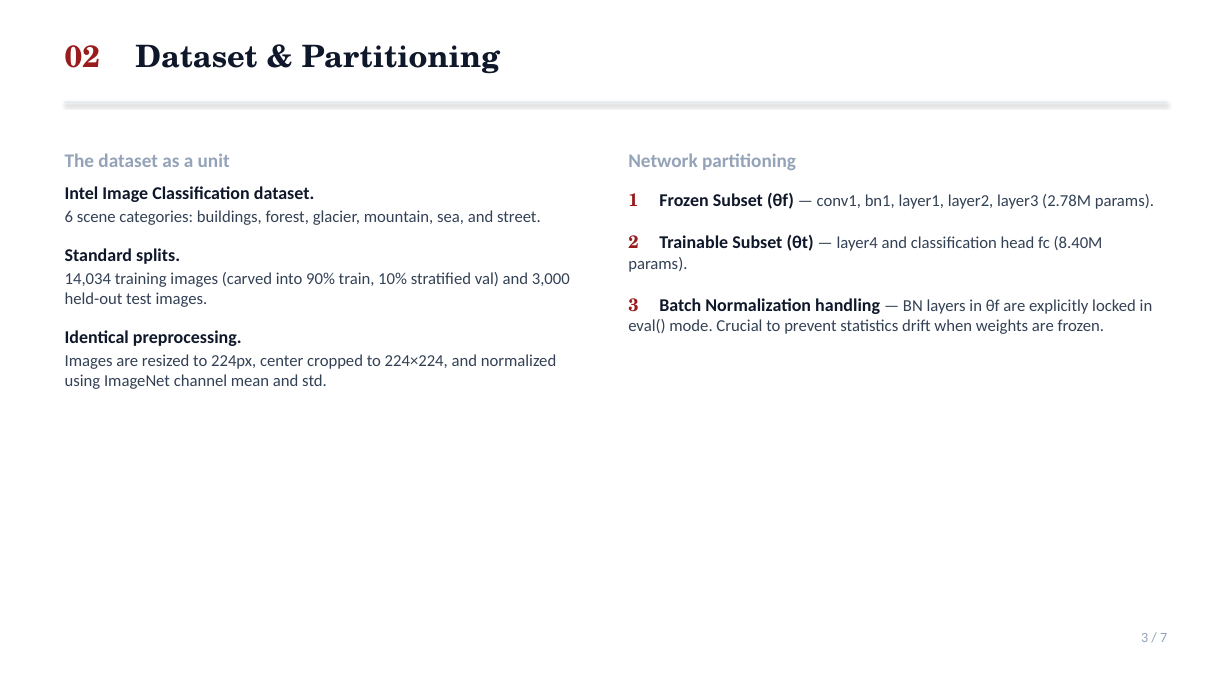
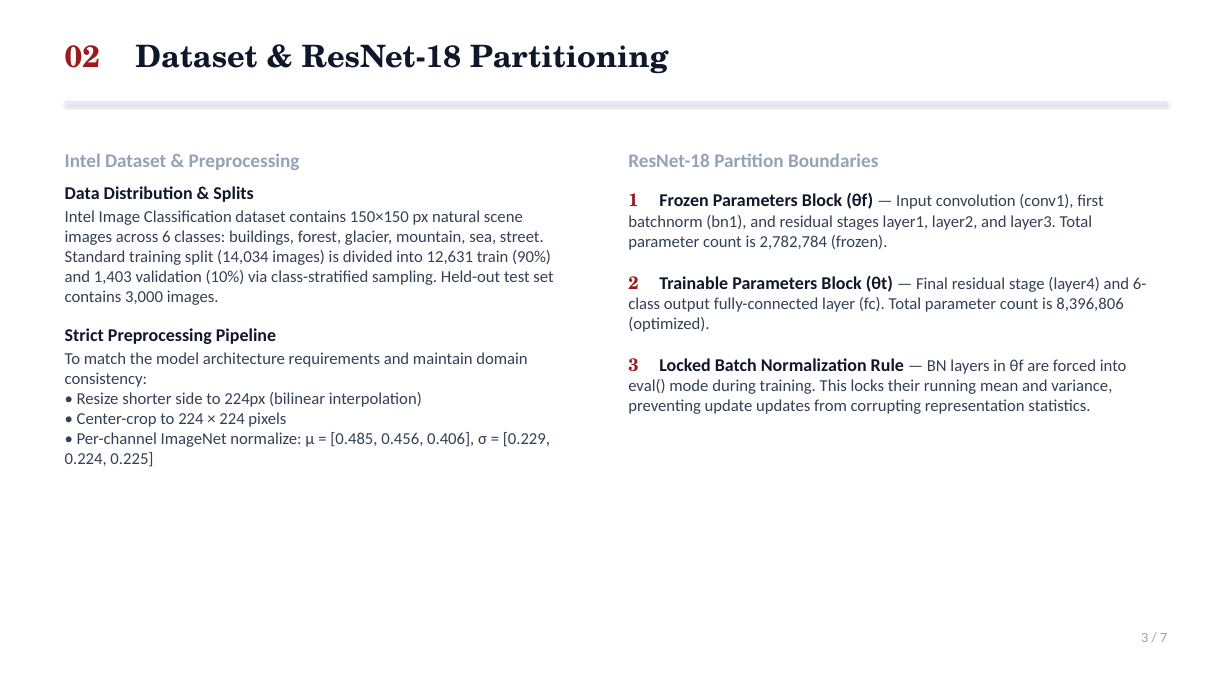
Before and after one commit to shrirag10/CS5330-Pattern-Recognition-Computer-vision-, a slide deck: slide 3 of Projects/final_project/presentation/presentation.pptx. Drawn at 1232x693 pixels with LibreOffice and Linux fonts; fonts in the diff are those of the drawing. Boxes give left, top, right and bottom in pixels: in the first picture for what was removed or moved away, otherwise in the second. Text is boxed around its words. In the diff, an @@ line names an element or a change of style, - is before the commit and + after.

Commit message:
Make PPTX presentation more dense with info, adding all metrics, parameters, mathematical formulas, and class-wise details

```diff
--- a/Projects/final_project/presentation/presentation.pptx
+++ b/Projects/final_project/presentation/presentation.pptx
@@ text at [65,44,668,74]: text changed @@
-02 Dataset & Partitioning
+02 Dataset & ResNet-18 Partitioning
@@ text at [65,153,553,467]: text changed @@
-The dataset as a unit
-Intel Image Classification dataset.
-6 scene categories: buildings, forest, glacier, mountain, sea, and street.
-Standard splits.
-14,034 training images (carved into 90% train, 10% stratified val) and 3,000 held-out test images.
-Identical preprocessing.
-Images are resized to 224px, center cropped to 224×224, and normalized using ImageNet channel mean and std.
+Intel Dataset & Preprocessing
+Data Distribution & Splits
+Intel Image Classification dataset contains 150×150 px natural scene images across 6 classes: buildings, forest, glacier, mountain, sea, street. Standard training split (14,034 images) is divided into 12,631 train (90%) and 1,403 validation (10%) via class-stratified sampling. Held-out test set contains 3,000 images.
+Strict Preprocessing Pipeline
+To match the model architecture requirements and maintain domain consistency:
+• Resize shorter side to 224px (bilinear interpolation)
+• Center-crop to 224 × 224 pixels
+• Per-channel ImageNet normalize: μ = [0.485, 0.456, 0.406], σ = [0.229, 0.224, 0.225]
@@ text at [628,153,1123,414]: text changed @@
-Network partitioning
-1 Frozen Subset (θf) — conv1, bn1, layer1, layer2, layer3 (2.78M params).
-2 Trainable Subset (θt) — layer4 and classification head fc (8.40M params).
-3 Batch Normalization handling — BN layers in θf are explicitly locked in eval() mode. Crucial to prevent statistics drift when weights are frozen.
+ResNet-18 Partition Boundaries
+1 Frozen Parameters Block (θf) — Input convolution (conv1), first batchnorm (bn1), and residual stages layer1, layer2, and layer3. Total parameter count is 2,782,784 (frozen).
+2 Trainable Parameters Block (θt) — Final residual stage (layer4) and 6-class output fully-connected layer (fc). Total parameter count is 8,396,806 (optimized).
+3 Locked Batch Normalization Rule — BN layers in θf are forced into eval() mode during training. This locks their running mean and variance, preventing update updates from corrupting representation statistics.
```
Also in this commit, not shown: 6 other slides changed, 1 other file.
